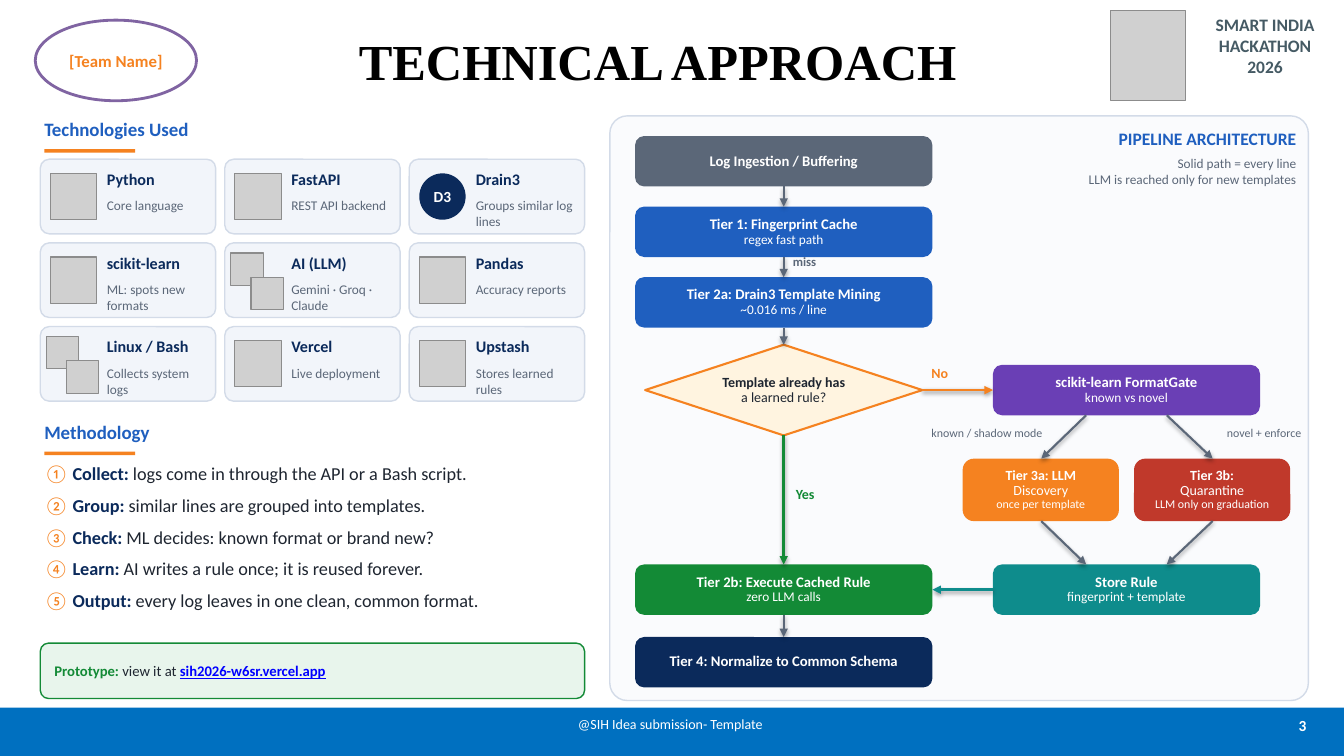
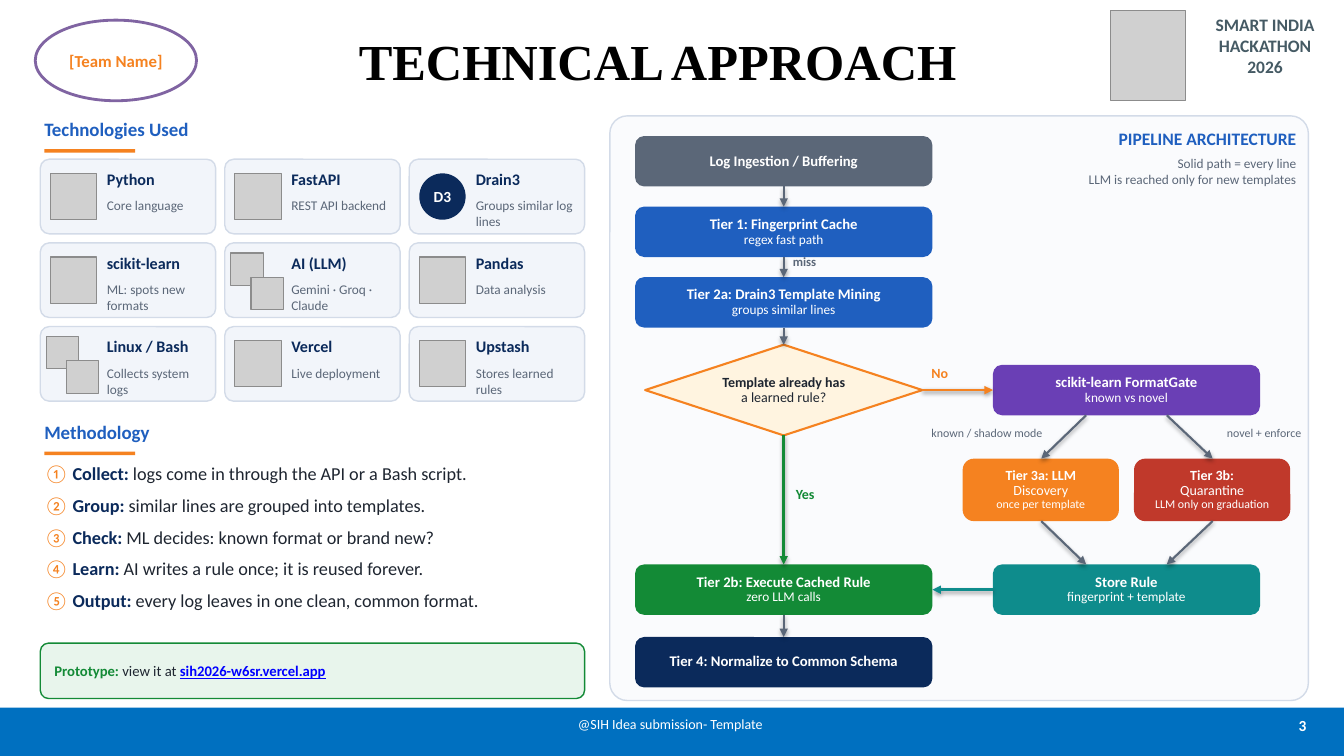
Before and after one commit to agrwl-utkarsh/sih2026, a slide deck: slide 3 of presentation/SIH2026_Idea_Submission.pptx. Drawn at 1344x756 pixels with LibreOffice and Linux fonts; fonts in the diff are those of the drawing; grey boxes stand for pictures. Boxes give left, top, right and bottom in pixels: in the first picture for what was removed or moved away, otherwise in the second. Text is boxed around its words. In the diff, an @@ line names an element or a change of style, - is before the commit and + after.

Commit message:
PPT: rewrite feasibility points; humble wording, remove test/benchmark claims

```diff
--- a/presentation/SIH2026_Idea_Submission.pptx
+++ b/presentation/SIH2026_Idea_Submission.pptx
@@ text at (476, 285, 546, 296): text changed @@
-Accuracy reports
+Data analysis
@@ text in rounded rectangle at (732, 304, 835, 317): text changed @@
-~0.016 ms / line
+groups similar lines
```
Also in this commit, not shown: 3 other slides changed.
